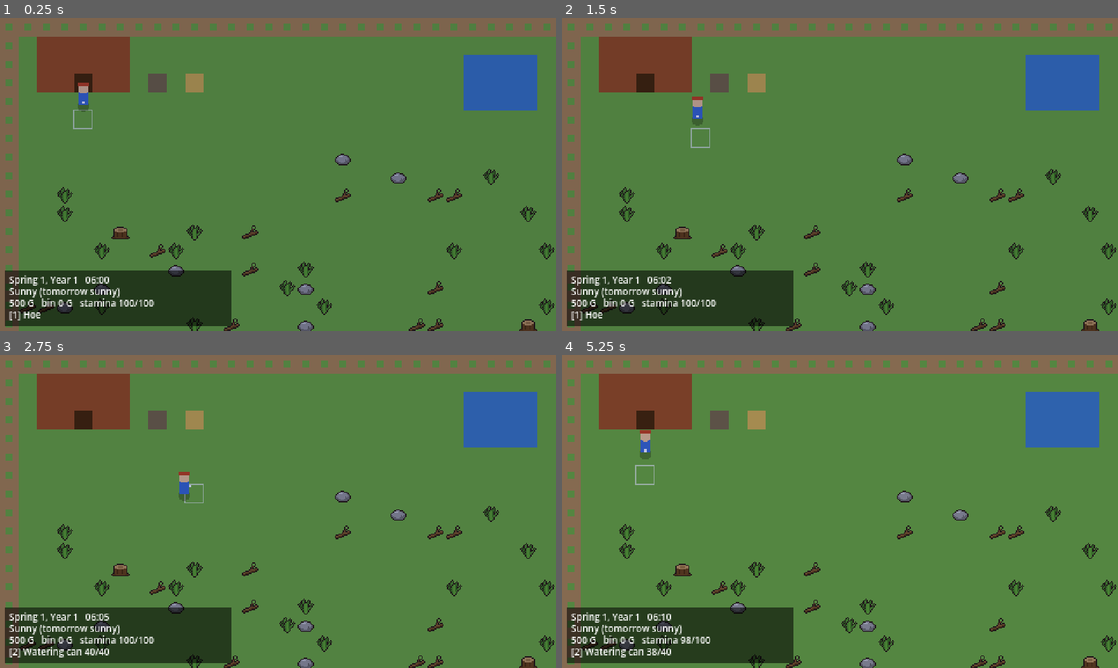
Above: before the commit, frames 1-4 (two rows, left to right).
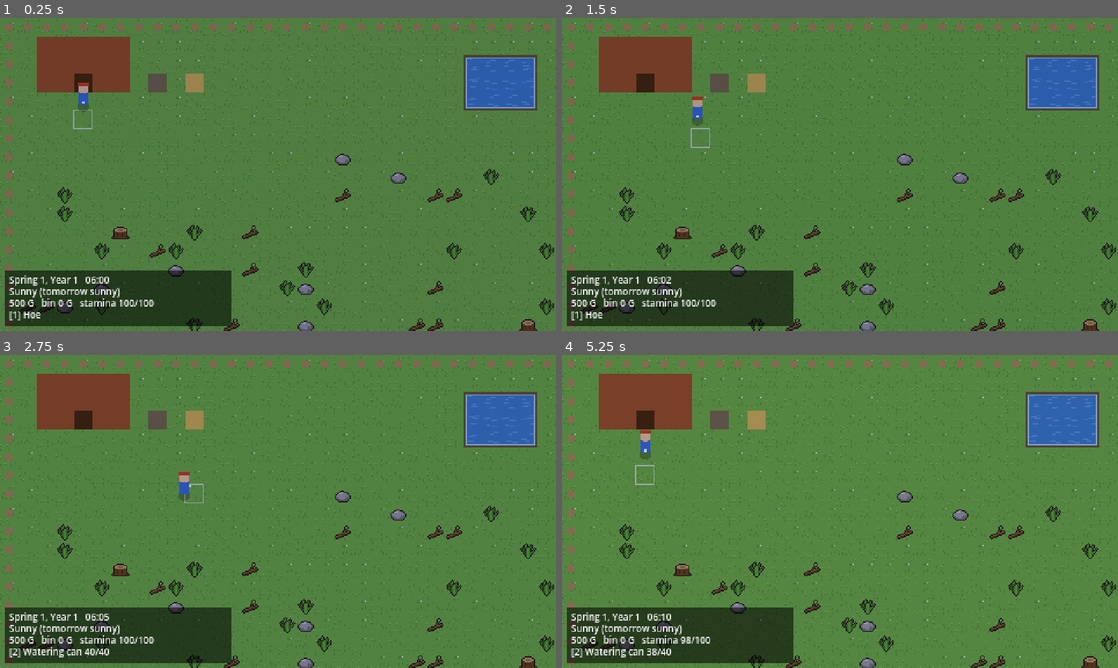
Above: after the commit, the same moments.

Repository: kitphon/son-of-harvest
Game: Godot game, scene res://scenes/main_2d.tscn
Same seed, same stepped clock (60 frames per second), same inputs: the game is played once before the commit and once after it. This scene is started directly instead of the project's main scene.
Inputs:
- Up to frame 1 (0.25 s): no input
- Up to frame 2 (1.5 s): tap Enter at 0.5 s; hold D (move_right) 0.53-1.28 s; tap E (interact) at 0.6 s; hold S (move_down) from 1.28 s (still down); tap Q (next_seed) at 1.35 s
- Up to frame 3 (2.75 s): release S (move_down) at 2.03 s; hold D (move_right) from 2.03 s (still down); hold Tab (next_tool) from 2.03 s (still down)
- Up to frame 4 (5.25 s): release D (move_right) at 2.78 s; release Tab (next_tool) at 2.78 s; hold W (move_up) 2.78-3.53 s; tap one key every 0.75 s from 2.85 s: Shift (run) Space (use_tool) J K; hold A (move_left) 3.53-5.03 s; hold S (move_down) from 5.03 s (still down)

The runs differ from the first frame. In frame 1, 9.3% of the frame differs, in the area x 0-100%, y 0-100%; in frame 2, 9.3%; in frame 3, 9.3%; in frame 4, 9.5%.

Commit message:
Ground tiles for grass, soil, path and pond
PlaceholderArt draws 16 x 16 ground tiles (grass / path variants, tilled and
wet soil with furrows, pond water with banks on its land sides) and picks
them per cell with ground_key(). FarmView draws them, so the 3D ground
texture and the 2D view share them. Tests cover keys, wet vs dry contrast,
pond masks and tile shape.

Agent: Claude Code (claude-opus-5-5)
Co-Authored-By: Claude Opus 5.5 <noreply@anthropic.com>

Diff:
--- a/scripts/art/placeholder_art.gd
+++ b/scripts/art/placeholder_art.gd
@@ -21,6 +21,8 @@
 			return _obstacle(parts[0])
 		"crop":     # crop:<id>:<growth 0..3>:<ripe|growing>
 			return _crop(parts[1], int(parts[2]), parts[3] == "ripe")
+		"ground":   # ground:<grass|tilled|wet|path>:<variant> or ground:water:<land sides mask>
+			return _ground(parts[1], int(parts[2]))
 	return _draw(16, 16, [[0, 0, 16, 16, "ff00ff"]])
 
 
@@ -356,3 +358,91 @@
 			_oval(img, 11.5, g - 3 * s + 1, 2.2, 3 * s, dark)
 			_oval(img, 8, g - 4 * s + 1, 2.4, 4 * s, leaf)
 			_px(img, 8, g - int(7 * s), 1, int(5 * s), light)
+
+
+## Ground tiles, 16 x 16, no outline. Grass and path come in GROUND_VARIANTS so the field
+## does not look stamped; water tiles carry a bank on each side that touches land.
+const GROUND_VARIANTS := 4
+const WATER_N := 1
+const WATER_E := 2
+const WATER_S := 4
+const WATER_W := 8
+
+
+## The ground key for a cell: fixed buildings stand on path, the fence on grass.
+static func ground_key(farm: FarmGrid, c: Vector2i) -> String:
+	var v := posmod(c.x * 7 + c.y * 13 + (c.x * c.y) % 5, GROUND_VARIANTS)
+	match farm.fixed_at(c):
+		"":
+			var d := farm.cell(c)
+			if d.wet:
+				return "ground:wet:%d" % v
+			return "ground:tilled:%d" % v if d.tilled else "ground:grass:%d" % v
+		"pond":
+			var mask := 0
+			for side in [[Vector2i.UP, WATER_N], [Vector2i.RIGHT, WATER_E], [Vector2i.DOWN, WATER_S], [Vector2i.LEFT, WATER_W]]:
+				if farm.fixed_at(c + side[0]) != "pond":
+					mask |= side[1]
+			return "ground:water:%d" % mask
+		"fence":
+			return "ground:grass:%d" % v
+	return "ground:path:%d" % v
+
+
+static func _ground(kind: String, n: int) -> Image:
+	var img := _blank(16, 16)
+	var rng := RandomNumberGenerator.new()
+	rng.seed = hash(kind) + n
+	match kind:
+		"grass":
+			img.fill(Color("6fae4a"))
+			for i in 10:
+				var x := rng.randi_range(0, 15)
+				var y := rng.randi_range(1, 15)
+				_px(img, x, y, 1, 1, Color("5a9a3a"))
+				_px(img, x, y - 1, 1, 1, Color("86c25a") if i % 3 == 0 else Color("5a9a3a"))
+			if n == 0:
+				_px(img, 11, 4, 1, 1, Color("f4f0e8"))   # a tiny flower now and then
+		"tilled", "wet":
+			var wet := kind == "wet"
+			var base := Color("5a3a22") if wet else Color("a07446")
+			img.fill(base)
+			# Furrows: a dark trench and a lit ridge every 4 rows.
+			for y in [3, 7, 11, 15]:
+				_px(img, 0, y, 16, 1, base.darkened(0.3))
+				_px(img, 0, y - 2, 16, 1, base.lightened(0.15 if wet else 0.12))
+			for i in 6:
+				_px(img, rng.randi_range(0, 15), rng.randi_range(0, 15), 1, 1, base.darkened(0.15))
+			if wet:
+				_px(img, rng.randi_range(2, 9), 5, 3, 1, Color("7a6a6a"))   # a wet glint
+		"path":
+			img.fill(Color("c2ab80"))
+			for i in 7:
+				var x := rng.randi_range(0, 14)
+				var y := rng.randi_range(0, 14)
+				_px(img, x, y, 2, 1, Color("a89068"))
+				_px(img, x, y + 1, 2, 1, Color("8f7a58") if i % 2 == 0 else Color("d6c29a"))
+		"water":
+			img.fill(Color("3d7fc4"))
+			for i in 4:
+				_px(img, rng.randi_range(1, 10), rng.randi_range(2, 13), rng.randi_range(3, 5), 1, Color("5d9ad8"))
+			var bank := Color("6b5a3a")
+			var foam := Color("a8d0f0")
+			if n & WATER_N:
+				_px(img, 0, 0, 16, 2, bank)
+				_px(img, 0, 2, 16, 1, foam)
+			if n & WATER_S:
+				_px(img, 0, 14, 16, 2, bank)
+				_px(img, 0, 13, 16, 1, foam)
+			if n & WATER_W:
+				_px(img, 0, 0, 2, 16, bank)
+				_px(img, 2, 0 if not n & WATER_N else 3, 1, 16, foam)
+			if n & WATER_E:
+				_px(img, 14, 0, 2, 16, bank)
+				_px(img, 13, 0 if not n & WATER_N else 3, 1, 16, foam)
+			# Banks drawn last on the corners they share.
+			if n & WATER_N:
+				_px(img, 0, 0, 16, 2, bank)
+			if n & WATER_S:
+				_px(img, 0, 14, 16, 2, bank)
+	return img
--- a/scripts/farm/farm_view.gd
+++ b/scripts/farm/farm_view.gd
@@ -1,13 +1,11 @@
 class_name FarmView
 extends Node2D
-## Draws a FarmGrid with placeholder shapes. Swap for a TileMapLayer + sprites later.
+## Draws a FarmGrid: ground tiles and field sprites from PlaceholderArt, buildings as boxes.
 
 const T := 16
 const COLORS := {
-	"grass": Color("6fae4a"), "tilled": Color("8a5a32"), "wet": Color("5a3a20"),
 	"fence": Color("b08a5a"), "house": Color("a0522d"), "door": Color("4a2a14"),
-	"bin": Color("7a6a50"), "stand": Color("d9b45a"), "pond": Color("3d7fc4"),
-	"path": Color("b9a27a"),
+	"bin": Color("7a6a50"), "stand": Color("d9b45a"),
 }
 
 ## Ground only (soil, water, building footprints): the 3D view uses this as the ground
@@ -29,22 +27,17 @@
 
 func _draw_cell(c: Vector2i) -> void:
 	var r := Rect2(Vector2(c * T), Vector2(T, T))
+	draw_texture(PlaceholderArt.tex(PlaceholderArt.ground_key(farm, c)), r.position)
 	var f := farm.fixed_at(c)
 	if f != "":
-		if ground_only and f != "pond":
-			draw_rect(r, COLORS.grass.darkened(0.15) if f == "fence" else COLORS.path)
+		# The flat view marks buildings and the fence on top of their ground.
+		if ground_only or f == "pond":
 			return
-		draw_rect(r, COLORS[f])
-		if f == "fence":
-			draw_rect(r.grow(-5), COLORS.grass)
+		draw_rect(r.grow(-5) if f == "fence" else r, COLORS[f])
+		return
+	if ground_only:
 		return
 	var d := farm.cell(c)
-	draw_rect(r, COLORS.wet if d.wet else (COLORS.tilled if d.tilled else COLORS.grass))
-	if d.tilled:
-		draw_line(r.position + Vector2(2, 5), r.position + Vector2(14, 5), Color(0, 0, 0, 0.2))
-		draw_line(r.position + Vector2(2, 11), r.position + Vector2(14, 11), Color(0, 0, 0, 0.2))
-	if ground_only:
-		return
 	# Same sprites as the 3D view, standing on the cell's bottom edge (tall ones overlap the
 	# cell above).
 	var key := PlaceholderArt.cell_key(farm, d)
--- a/tests/test_farm.gd
+++ b/tests/test_farm.gd
@@ -105,8 +105,37 @@
 	q.cell(qc).obj = FarmGrid.Obj.ROCK
 	check(PlaceholderArt.cell_key(q, q.cell(qc)) == "rock", "obstacle key wins")
 
+	# Ground tiles: soil state picks the tile, wet soil is clearly darker than dry, the pond
+	# gets banks only on its land sides.
+	var gk := PlaceholderArt.ground_key(q, qc)
+	check(gk.begins_with("ground:tilled:"), "tilled cell -> tilled tile (%s)" % gk)
+	q.water_cell(qc)
+	check(PlaceholderArt.ground_key(q, qc).begins_with("ground:wet:"), "watered cell -> wet tile")
+	check(PlaceholderArt.ground_key(q, Vector2i(20, 15)).begins_with("ground:grass:"), "untouched cell -> grass")
+	var dry_l := _mean_luma(PlaceholderArt.tex("ground:tilled:0").get_image())
+	var wet_l := _mean_luma(PlaceholderArt.tex("ground:wet:0").get_image())
+	check(dry_l - wet_l > 0.12, "wet soil darker than dry (%.2f vs %.2f)" % [wet_l, dry_l])
+	var pond := FarmGrid.new(crops)
+	for y in range(2, 5):
+		for x in range(25, 29):
+			pond.fixed[Vector2i(x, y)] = "pond"
+	check(PlaceholderArt.ground_key(pond, Vector2i(25, 2)) == "ground:water:%d" % (PlaceholderArt.WATER_N | PlaceholderArt.WATER_W), "pond corner has two banks")
+	check(PlaceholderArt.ground_key(pond, Vector2i(26, 3)) == "ground:water:0", "pond middle has no bank")
+	for key in ["ground:grass:1", "ground:path:2", "ground:water:15", "ground:wet:3"]:
+		var img := PlaceholderArt.tex(key).get_image()
+		check(img.get_size() == Vector2i(16, 16) and img.get_used_rect().size == Vector2i(16, 16) \
+			and not img.detect_alpha(), "%s: full opaque 16 x 16" % key)
+
 	print("test_farm: %s (%d failed)" % ["OK" if failures == 0 else "FAILED", failures])
 	quit(1 if failures else 0)
+
+
+func _mean_luma(img: Image) -> float:
+	var sum := 0.0
+	for y in img.get_height():
+		for x in img.get_width():
+			sum += img.get_pixel(x, y).get_luminance()
+	return sum / (img.get_width() * img.get_height())
 
 
 func check(ok: bool, what: String) -> void:
Not shown, changed: ROADMAP.md
Not shown, changed: WORKLOG.md
